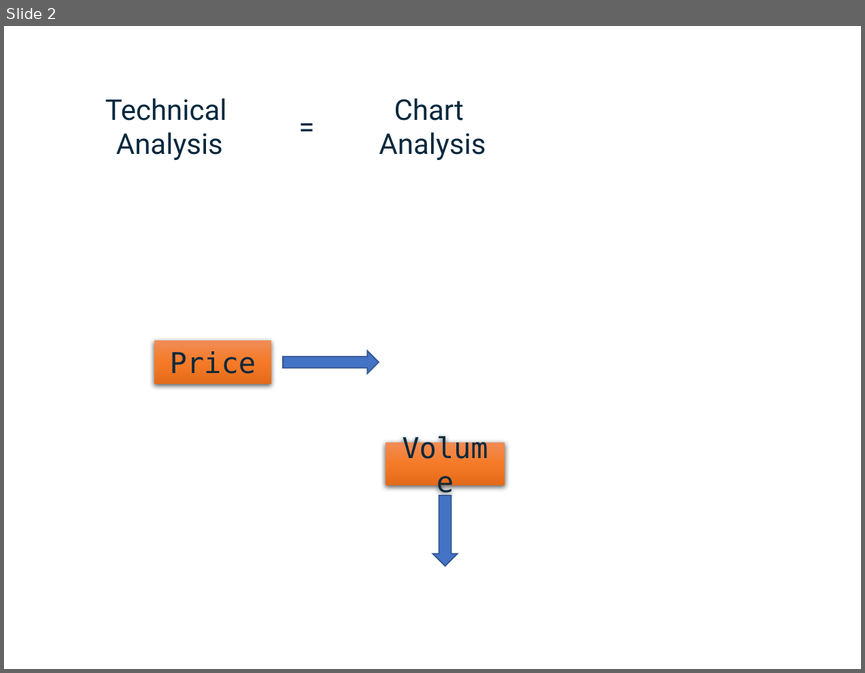
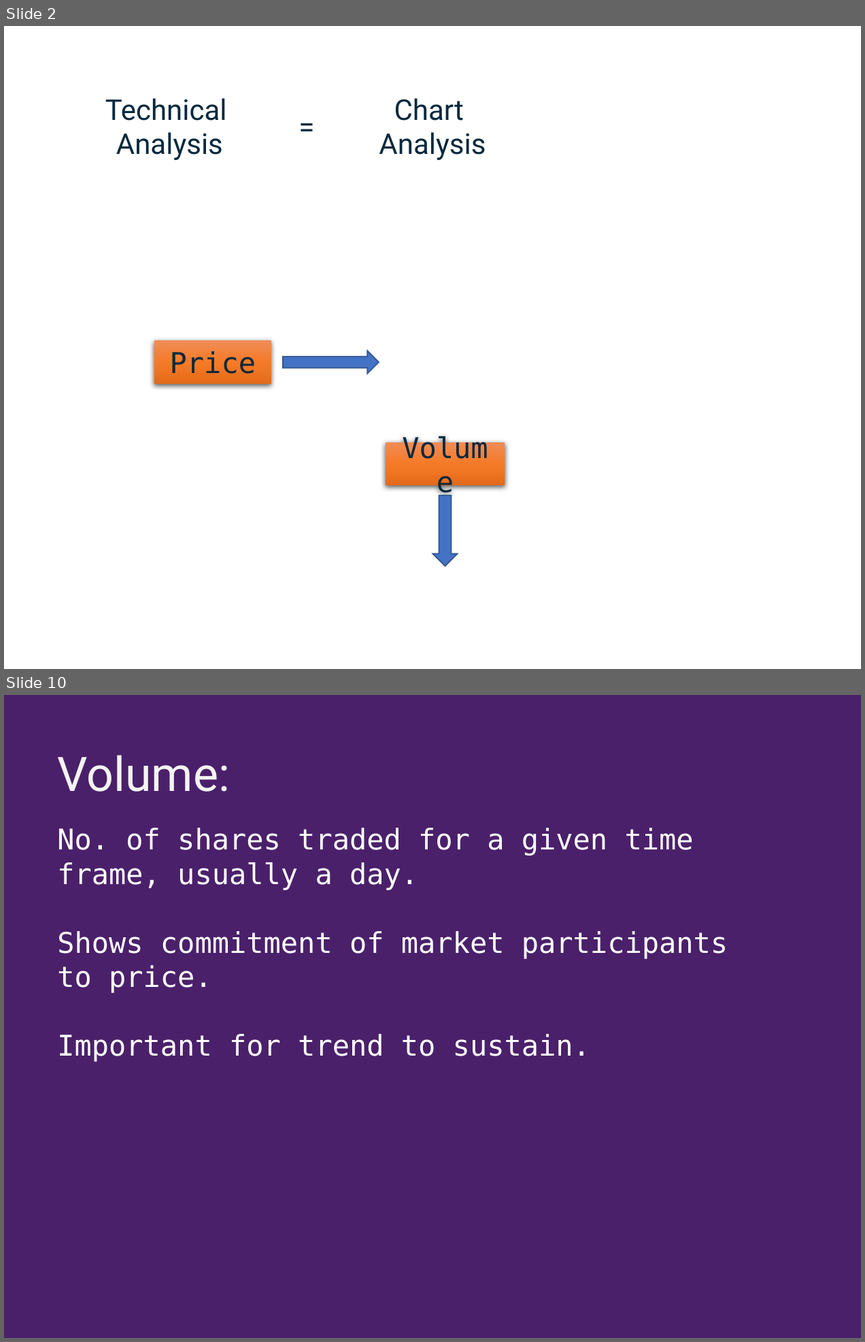
Before and after one commit to shoeb072022/SkeptiBullData, a slide deck: Introductory lecture/Technical Analysis.pptx. Shown one above the other, each under a label of ours: slide 2 before the commit, slides 2 and 10 after it; the slides between them are not shown. The pictures are 865x673 and 865x1342 pixels, drawn with LibreOffice and Linux fonts; fonts in the diff are those of the drawing; background and template pictures are left out. Boxes give left, top, right and bottom in pixels: in the first picture for what was removed or moved away, otherwise in the second. Text is boxed around its words. In the diff, an @@ line names an element or a change of style, - is before the commit and + after.

```diff
--- a/Introductory lecture/Technical Analysis.pptx
+++ b/Introductory lecture/Technical Analysis.pptx
@@ slide 10 added at bbox=[4, 695, 861, 1338], background #4A206A @@
@@ text added at bbox=[57, 755, 230, 792], 40 pt, text #F4F4F2 @@
+Volume:
@@ text added at bbox=[57, 828, 728, 1062], 24 pt, text #FFFFFF @@
+No. of shares traded for a given time frame, usually a day.
+Shows commitment of market participants to price.
+Important for trend to sustain.
```
Also in this commit, not shown: 2 slides changed, 12 other slides added, 3 slides removed, 1 other file.
